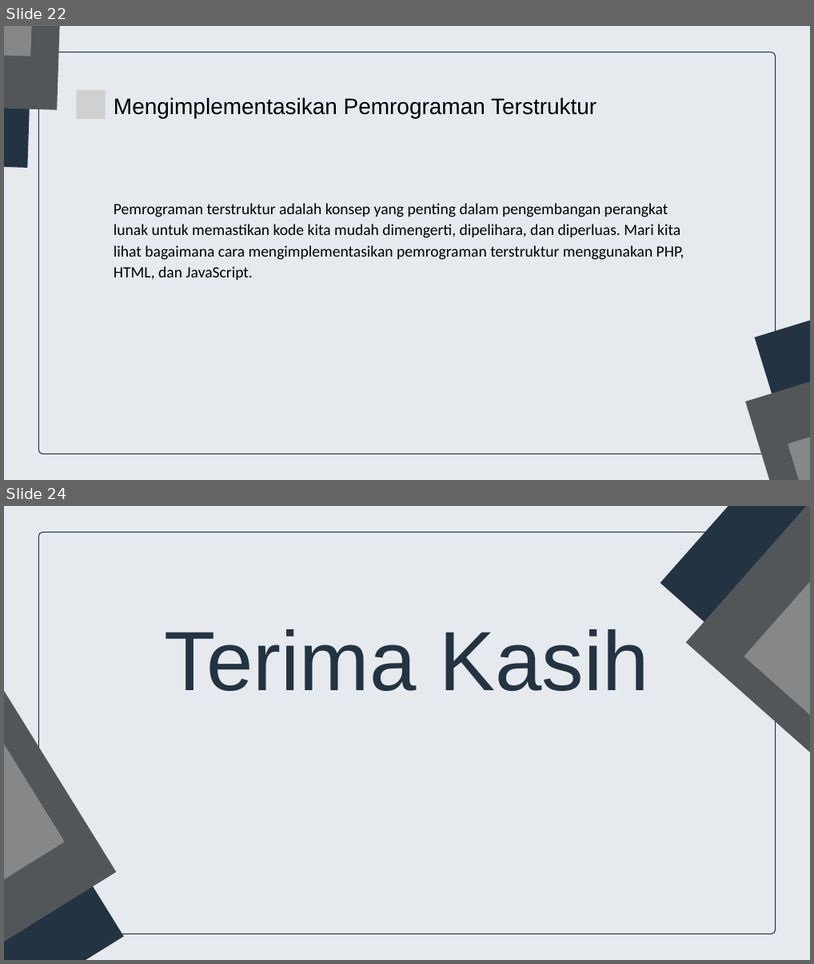
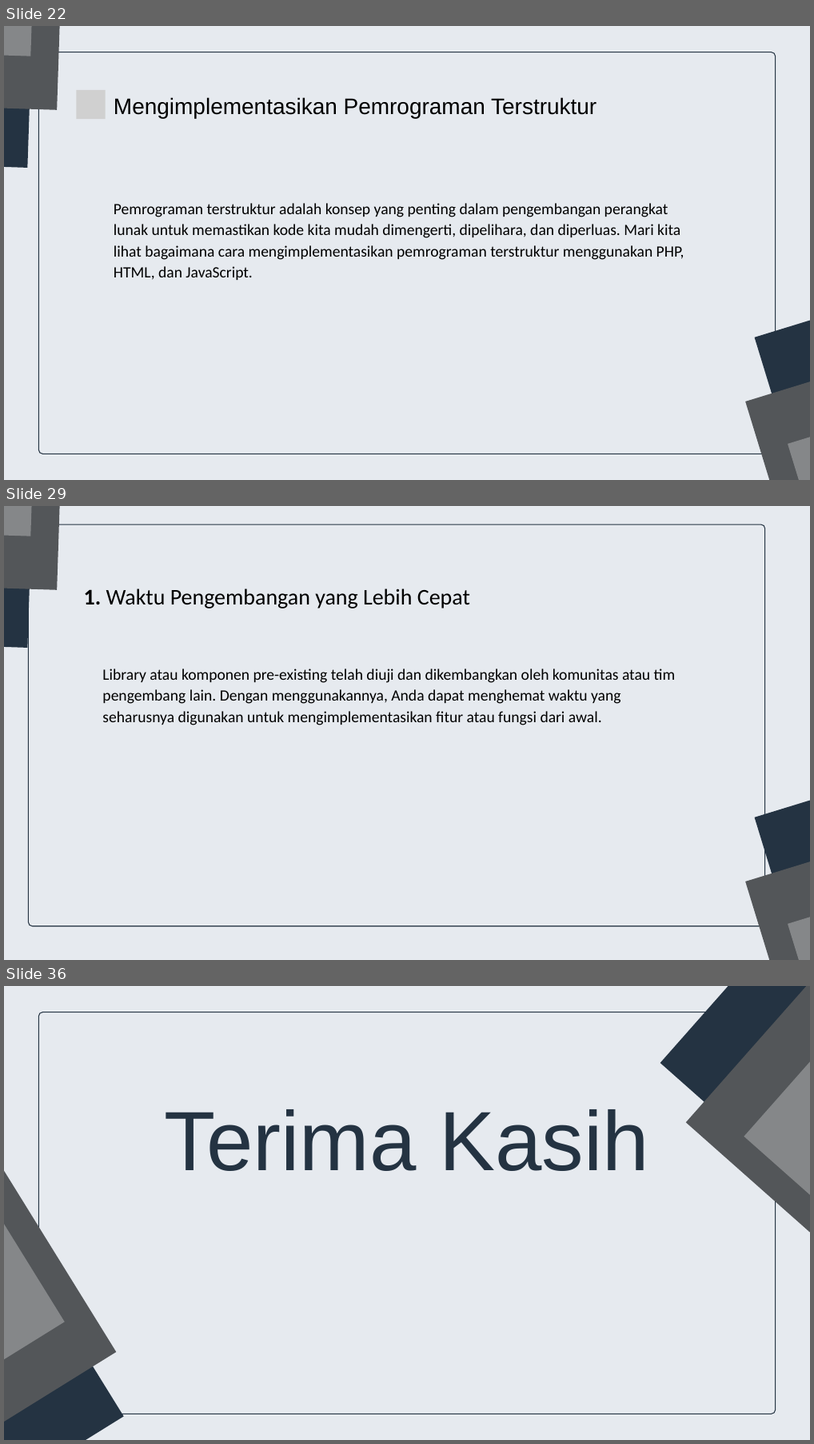
Before and after one commit to gemafajar09/bnsp-junior-web, a slide deck: junior-web-dev.pptx. Shown one above the other, each under a label of ours: slides 22 and 24 before the commit, slides 22, 29 and 36 after it; the slides between them are not shown. The pictures are 814x964 and 814x1444 pixels, drawn with LibreOffice and Linux fonts; fonts in the diff are those of the drawing; grey boxes stand for pictures. Boxes give left, top, right and bottom in pixels: in the first picture for what was removed or moved away, otherwise in the second. Text is boxed around its words. In the diff, an @@ line names an element or a change of style, - is before the commit and + after.

```diff
--- a/junior-web-dev.pptx
+++ b/junior-web-dev.pptx
@@ slide 29 added at (4,506,810,960), background #E6EAEF @@
@@ freeform shape added at (4,506,36,648), fill #243342 @@
@@ freeform shape added at (4,506,65,590), fill #535659 @@
@@ freeform shape added at (4,506,39,536), fill #858789 @@
@@ freeform shape added at (28,524,766,926), fill #E6EAEF, outline #243342 1.5 pt @@
@@ text added at (84,588,470,608), 40 pt, text #000000 @@
+1. Waktu Pengembangan yang Lebih Cepat
@@ text added at (102,668,676,725), 28 pt, text #000000 @@
+Library atau komponen pre-existing telah diuji dan dikembangkan oleh komunitas atau tim pengembang lain. Dengan menggunakannya, Anda dapat menghemat waktu yang seharusnya digunakan untuk mengimplementasikan fitur atau fungsi dari awal.
@@ freeform shape added at (754,744,810,960), fill #243342 @@
@@ freeform shape added at (746,809,810,960), fill #535659 @@
@@ freeform shape added at (788,852,810,960), fill #858789 @@
@@ what was slide 24 is now slide 36 @@
```
Also in this commit, not shown: 1 slide changed, 11 other slides added, 4 other files.
